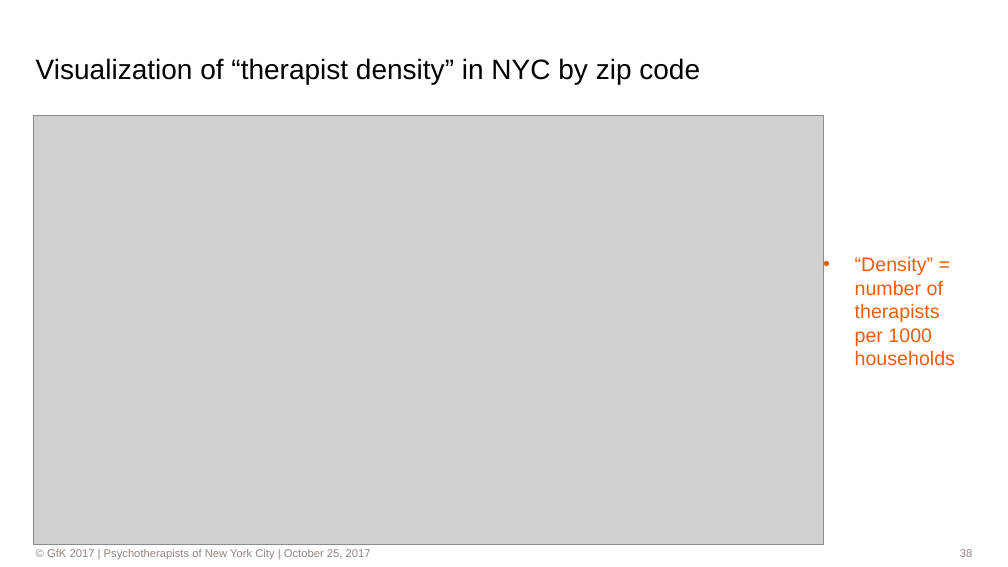
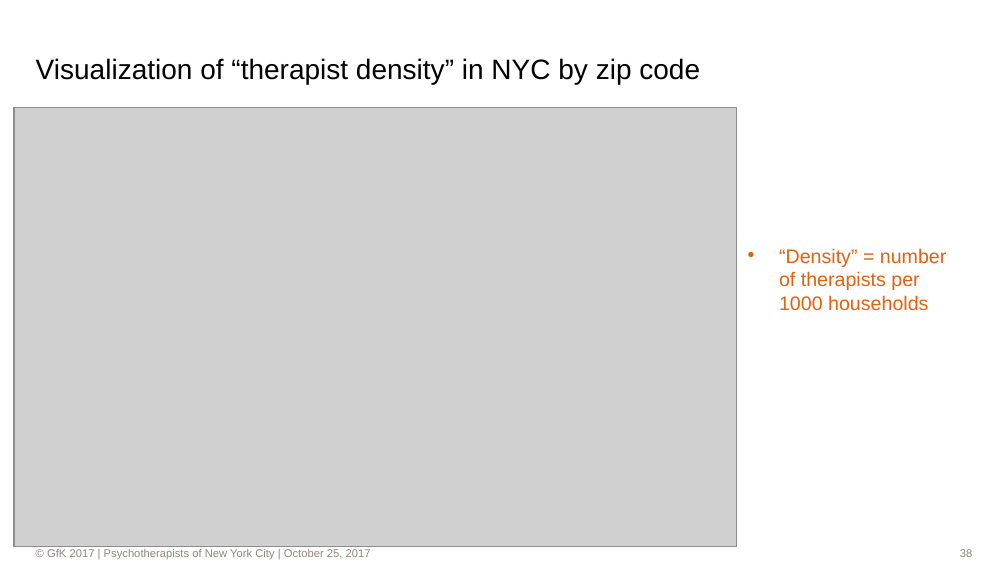
Before and after one commit to dl7631/psychotherapists, a slide deck: slide 38 of 2_Processing/NYC Psychotherapists.pptx. Drawn at 1008x567 pixels with LibreOffice and Linux fonts; fonts in the diff are those of the drawing; grey boxes stand for pictures; background and template pictures are left out. Boxes give left, top, right and bottom in pixels: in the first picture for what was removed or moved away, otherwise in the second. Text is boxed around its words. In the diff, an @@ line names an element or a change of style, - is before the commit and + after.

```diff
--- a/2_Processing/NYC Psychotherapists.pptx
+++ b/2_Processing/NYC Psychotherapists.pptx
@@ picture: place and size @@
-picture at [33, 116, 824, 545]
+picture at [14, 107, 736, 546]
@@ text "“Density” = number of therapists ..." rewrapped from [855, 256, 955, 366] to [779, 248, 947, 311] @@
```
Also in this commit, not shown: 2 other files.
